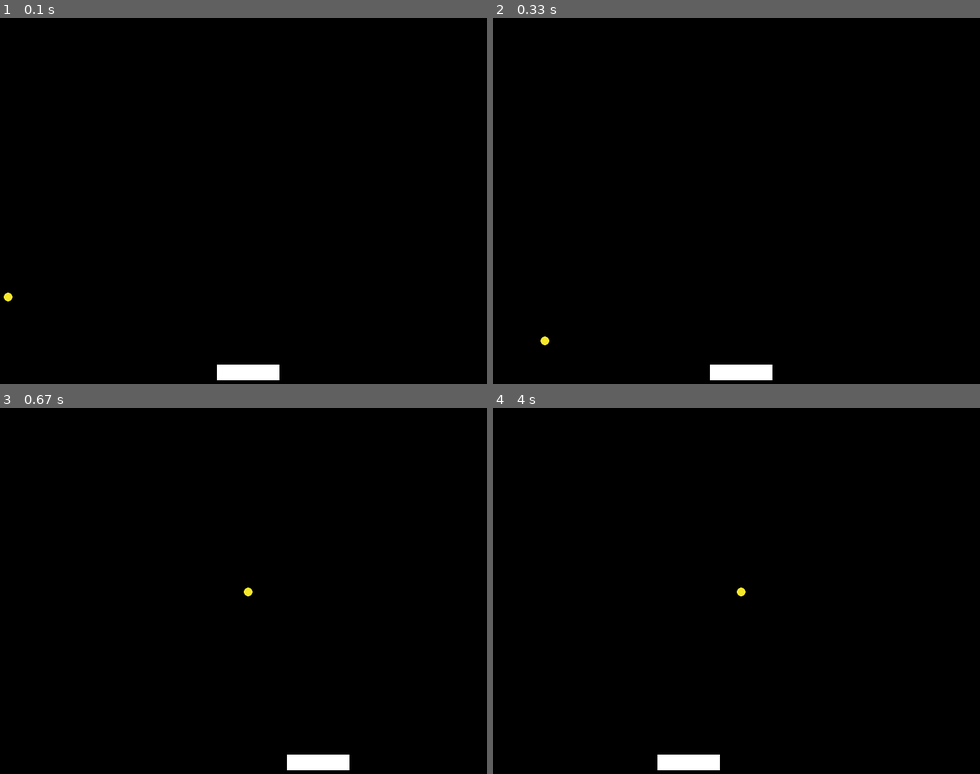
Above: before the commit, frames 1-4 (two rows, left to right).
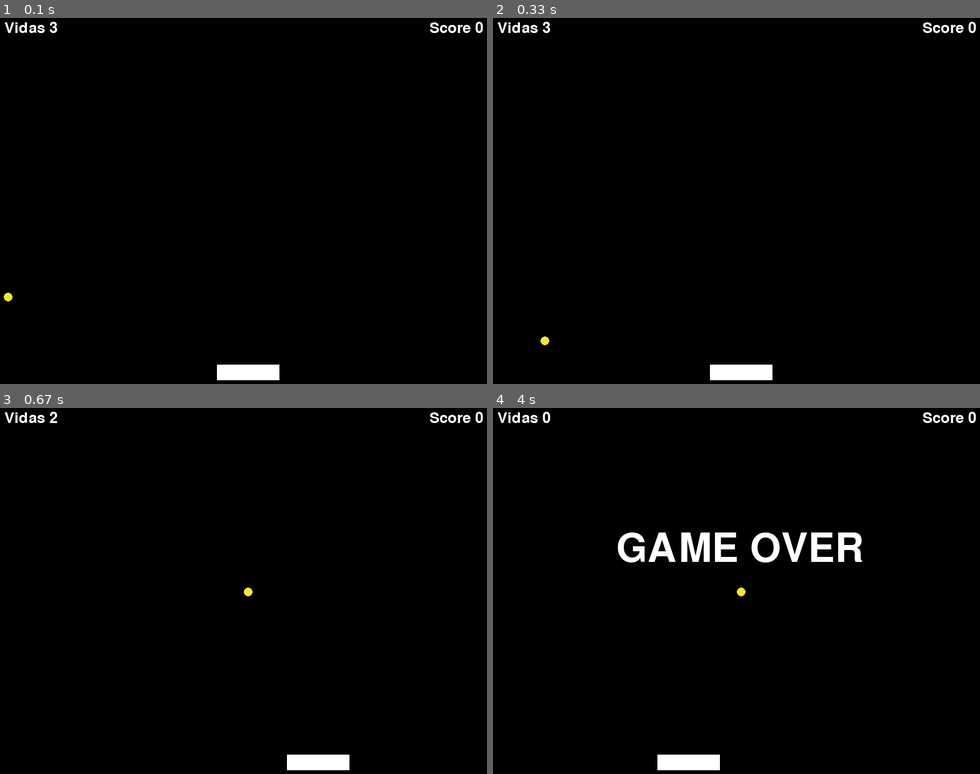
Above: after the commit, the same moments.

Repository: AgueroCode/pygameando
Game: pygame game, started from ball.py
Two runs of this game, one before a commit and one after it. Both use one fixed random seed, a clock stepped at 60 frames per second and the inputs below.
Inputs:
- Up to frame 1 (0.1 s): no input
- Up to frame 2 (0.33 s): no input
- Up to frame 3 (0.67 s): hold Right from 0.33 s (still down)
- Up to frame 4 (4 s): release Right at 0.8 s; hold Right 0.83-1.3 s; hold Left 1.33-1.87 s; hold Left 1.9-2.3 s; hold Right 2.33-2.97 s; hold Left 3-3.47 s; hold Right 3.5-3.97 s

The runs differ from the first frame. In frame 1, 0.3% of the frame differs, in the area x 0-100%, y 1-5%; in frame 2, 0.3%; in frame 3, 0.3%; in frame 4, 2.3%, in the area x 0-100%, y 1-43%.

Commit message:
Con vidas, score y gameOver

Diff:
--- a/ball.py
+++ b/ball.py
@@ -61,6 +61,7 @@
 
         if choqueX and choqueY:
             self.vy *= -1
+            return True
 
 class Raqueta():
     def __init__(self, x=0, y=0):
@@ -84,6 +85,23 @@
             self.x += self.vx
 
 vidas = 3
+score = 0
+font = pg.font.Font('freesansbold.ttf', 24)
+over_font = pg.font.Font('freesansbold.ttf', 64)
+
+def vidasRestantes():
+    valor_vidas = font.render("Vidas " + str(vidas), True, (255, 255, 255))
+    pantalla.blit(valor_vidas, (10,10))
+
+def puntuacion():
+    valor_score = font.render("Score " + str(score), True, (255, 255, 255))
+    pantalla.blit(valor_score, (690, 10))
+
+def hasPerdido():
+    if vidas == 0:
+        se_acabo = over_font.render("GAME OVER", True, (255, 255, 255))
+        pantalla.blit(se_acabo, (200, 200))
+
 bola = Bola(randint(0, ANCHO),
                 randint(0, ALTO),
                 randint(5, 10)*choice([-1, 1]),
@@ -105,17 +123,22 @@
     pierdebola = bola.actualizar()
     if pierdebola:
         vidas -= 1
-    bola.comprueba_colision(raqueta)
+    sumapuntos = bola.comprueba_colision(raqueta)
+    if sumapuntos == True:
+        score += 5
 
     #gestion de la pantalla
     pantalla.fill(NEGRO)
     bola.dibujar(pantalla)
     raqueta.dibujar(pantalla)
-
+    vidasRestantes()
+    puntuacion()
+    hasPerdido()
 
     pg.display.flip()
     if pierdebola:
         pg.time.delay(500)
 
+
 pg.quit()
 sys.exit()
